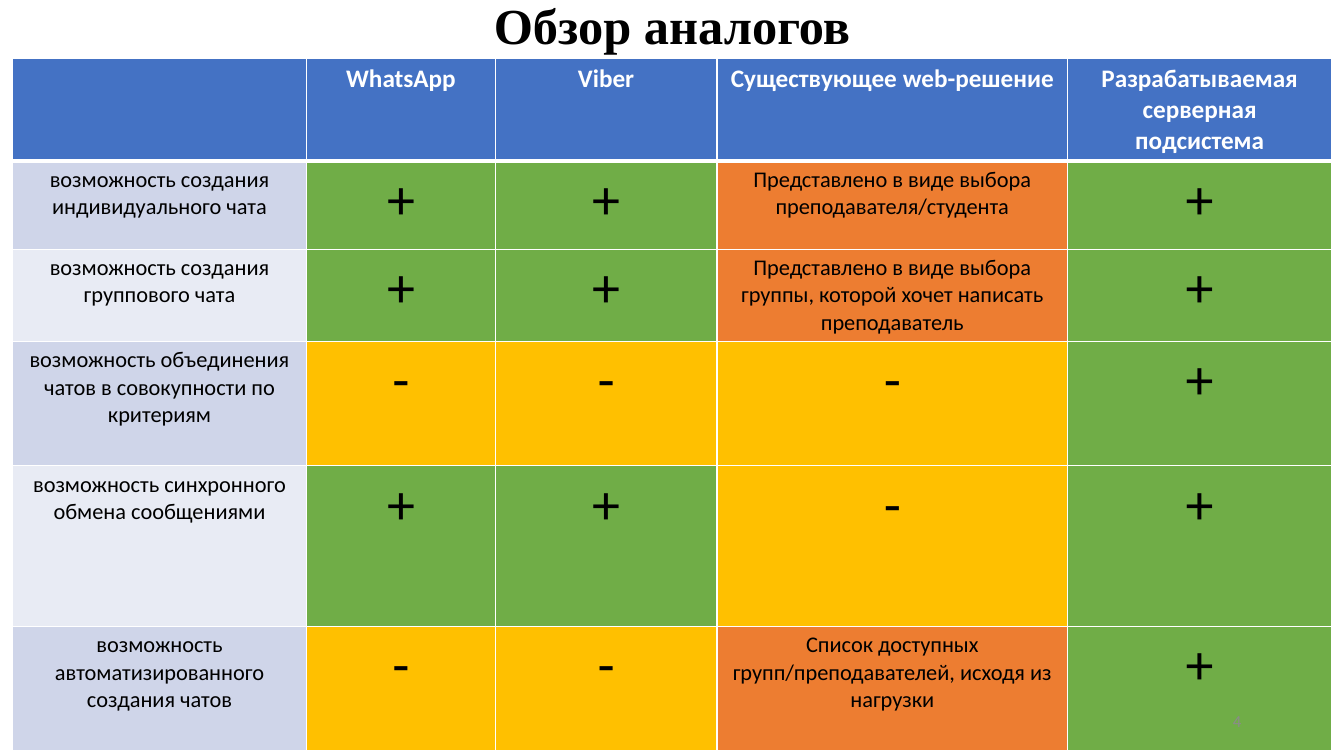
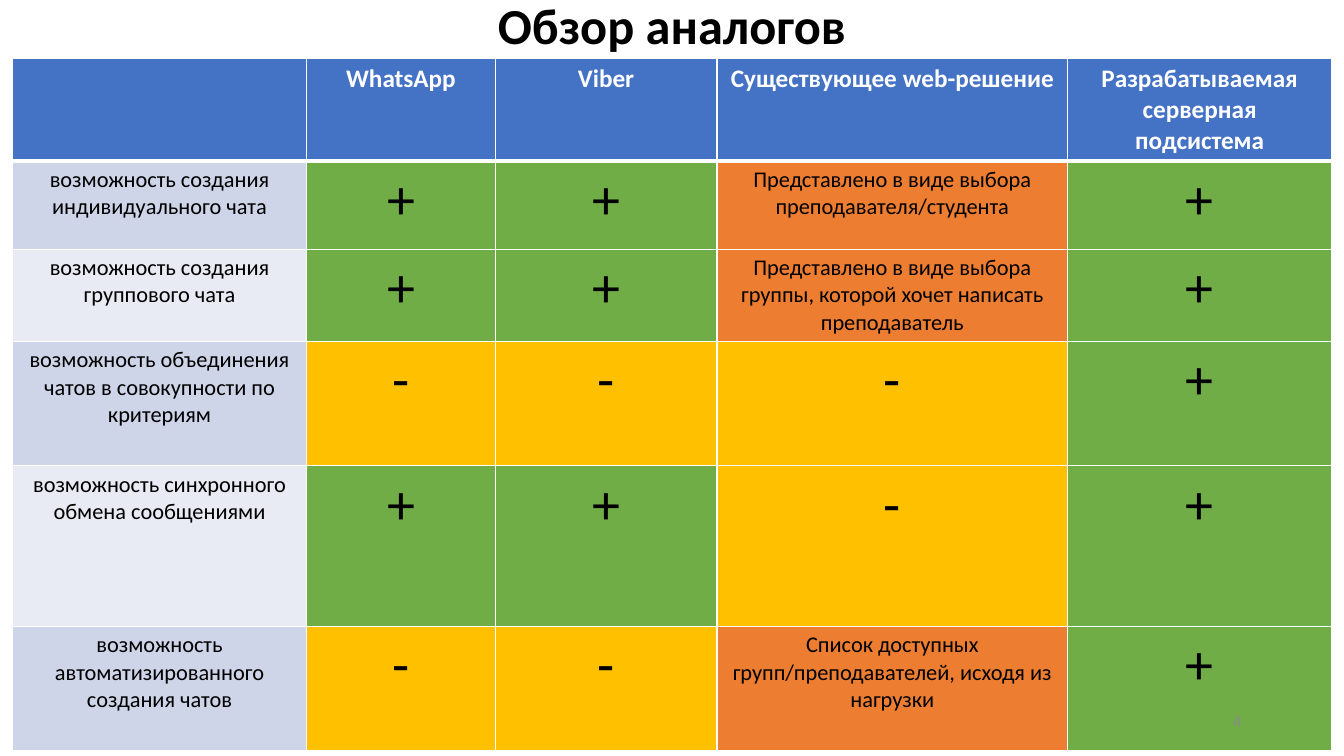
Before and after one commit to Kniger33/Institute, a slide deck: slide 4 of Diploma/Диплом/Преза/ВКР_Шорин.pptx. Drawn at 1344x756 pixels with LibreOffice and Linux fonts; fonts in the diff are those of the drawing. Boxes give left, top, right and bottom in pixels: in the first picture for what was removed or moved away, otherwise in the second. Text is boxed around its words. In the diff, an @@ line names an element or a change of style, - is before the commit and + after.

```diff
--- a/Diploma/Диплом/Преза/ВКР_Шорин.pptx
+++ b/Diploma/Диплом/Преза/ВКР_Шорин.pptx
@@ title "Обзор аналогов" at (x1=498, y1=9, x2=846, y2=52): font Times New Roman to Calibri @@
```
Also in this commit, not shown: 5 other slides changed, 5 slides added, 2 slides removed, 2 other files.
